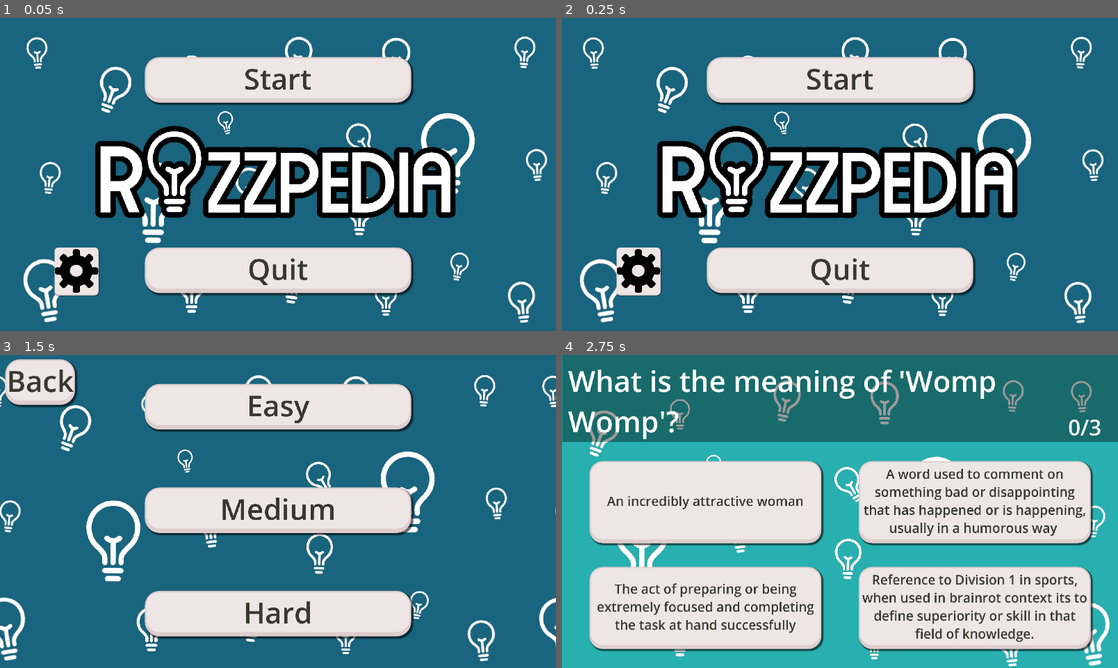
Above: before the commit, frames 1-4 (two rows, left to right).
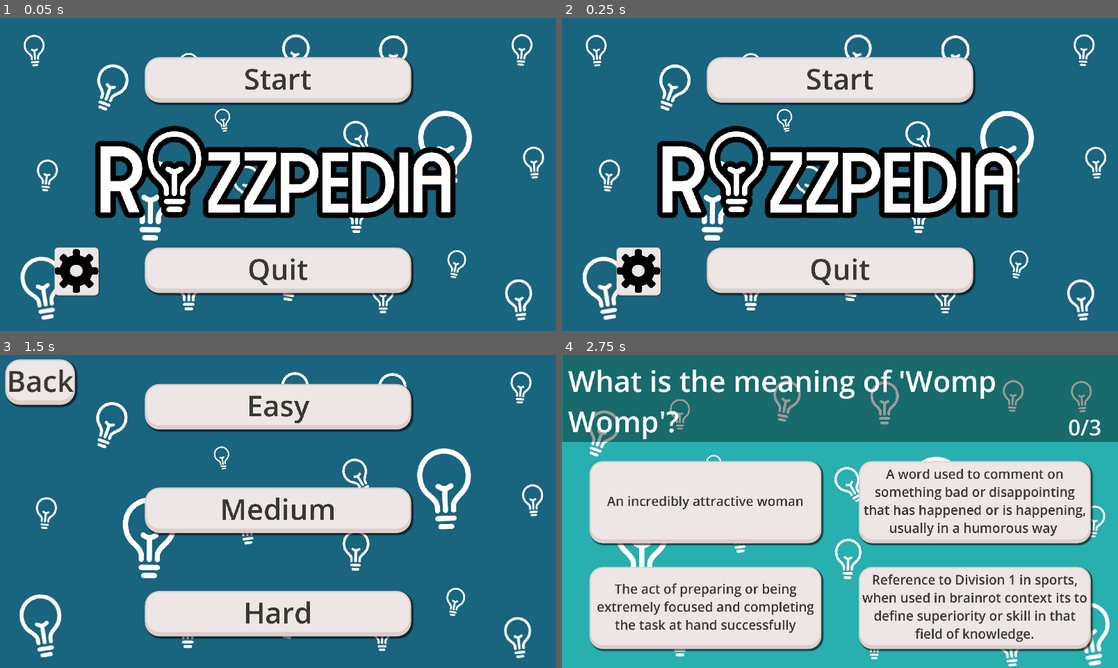
Above: after the commit, the same moments.

Repository: mosusg/brainrot-translator
Game: Godot game, scene res://scenes/menu.tscn
The game is run twice, just before and just after one commit, with the same random seed, the same clock (stepped at 60 frames per second) and the same inputs.
Inputs:
- Up to frame 1 (0.05 s): no input
- Up to frame 2 (0.25 s): no input
- Up to frame 3 (1.5 s): click "Start" at 0.5 s; click "Quiz" at 1.25 s
- Up to frame 4 (2.75 s): click "Easy" at 2 s

The runs differ from the first frame. In frame 1, 4.5% of the frame differs, in the area x 3-99%, y 5-98%; in frame 2, 4.4%; in frame 3, 7.4%, in the area x 0-100%, y 5-98%; in frame 4, nothing differs.

Commit message:
fixed

Diff:
--- a/scenes/menuscroll.gdshader
+++ b/scenes/menuscroll.gdshader
@@ -1,7 +1,7 @@
 shader_type canvas_item;
 
 void vertex() {
-    float angle = sin(TIME * .05) * 3.14159;
+    float angle = sin(TIME * .5) * 3.14159;
     vec2 direction = vec2(cos(angle), sin(angle));
     UV += direction * .05 * TIME;
 }
--- a/scripts/better shader.gdshader
+++ b/scripts/better shader.gdshader
@@ -1,41 +1,20 @@
 shader_type canvas_item;
 
-
-
-uniform float scroll_speed = 0.05;
-uniform float direction_change_speed = 0.5;
-
-vec2 get_direction(float t) {
-    // Generate a smooth pseudo-random angle
-    float angle = (
-        sin(t * direction_change_speed) +
-        sin(t * direction_change_speed * 1.37 + 2.0) +
-        sin(t * direction_change_speed * 0.73 + 4.5)
-    ) * 1.0;
-
-    return vec2(cos(angle), sin(angle));
-}
+uniform float scroll_speed = 5;
+uniform float direction_change_speed = 0.1;
 
 vec2 get_position(float t) {
-    // Integrate the direction over time using small time steps
-    // This simulates movement along a smooth random path
+    // Combine sine waves to create a pseudo-random smooth offset path
+    float x = sin(t * direction_change_speed) +
+              sin(t * direction_change_speed * 0.73 + 1.5) +
+              sin(t * direction_change_speed * 1.41 + 3.7);
 
-    float dt = 0.1; // Step size for integration
-    int steps = int(t / dt);
-    float remainder = mod(t, dt);
+    float y = sin(t * direction_change_speed * 1.11 + 0.5) +
+              sin(t * direction_change_speed * 0.67 + 2.3) +
+              sin(t * direction_change_speed * 1.21 + 4.0);
 
-    vec2 pos = vec2(0.0);
-    for (int i = 0; i < steps; i++) {
-        float sample_t = float(i) * dt;
-        vec2 dir = get_direction(sample_t);
-        pos += dir * scroll_speed * dt;
-    }
-
-    // Add the final fractional step
-    vec2 final_dir = get_direction(t);
-    pos += final_dir * scroll_speed * remainder;
-
-    return pos;
+    vec2 offset = vec2(x, y) * scroll_speed * 0.33; // scale to match feel
+    return offset;
 }
 
 void fragment() {
